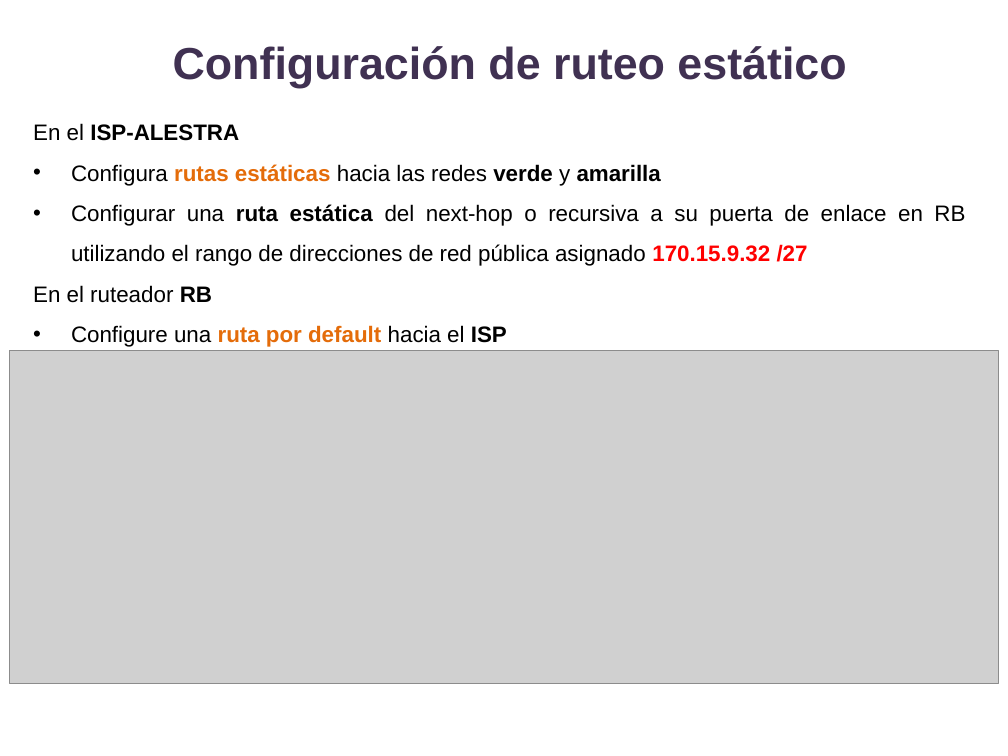
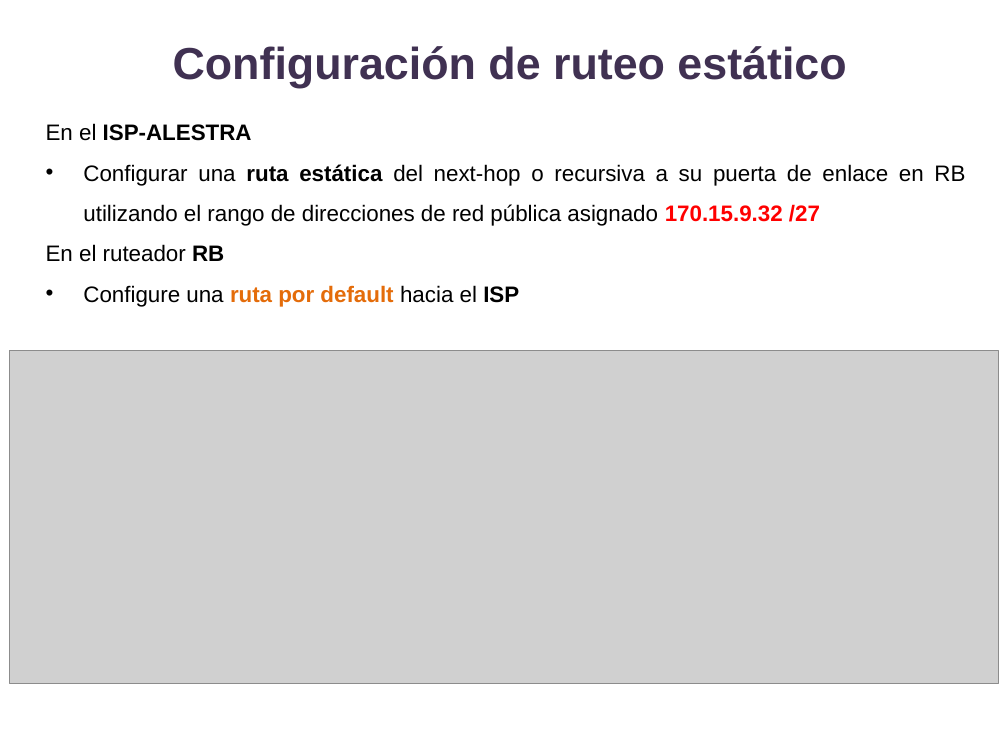
Before and after one commit to lizetheP/WAN, a slide deck: slide 6 of Calendario2024/Ejercicios/E14_NAT/Ejercicio14.pptx. Drawn at 1008x756 pixels with LibreOffice and Linux fonts; fonts in the diff are those of the drawing; grey boxes stand for pictures. Boxes give left, top, right and bottom in pixels: in the first picture for what was removed or moved away, otherwise in the second. Text is boxed around its words. In the diff, an @@ line names an element or a change of style, - is before the commit and + after.

```diff
--- a/Calendario2024/Ejercicios/E14_NAT/Ejercicio14.pptx
+++ b/Calendario2024/Ejercicios/E14_NAT/Ejercicio14.pptx
@@ text "En el ISP-ALESTRA": place and size @@
-text "En el ISP-ALESTRA" at [33,123,965,347]
+text "En el ISP-ALESTRA" at [46,123,965,307]
@@ text at [71,164,661,186]: paragraph removed @@
-• Configura rutas estáticas hacia las redes verde y amarilla
```
Also in this commit, not shown: 2 other slides changed, 21 other files.
